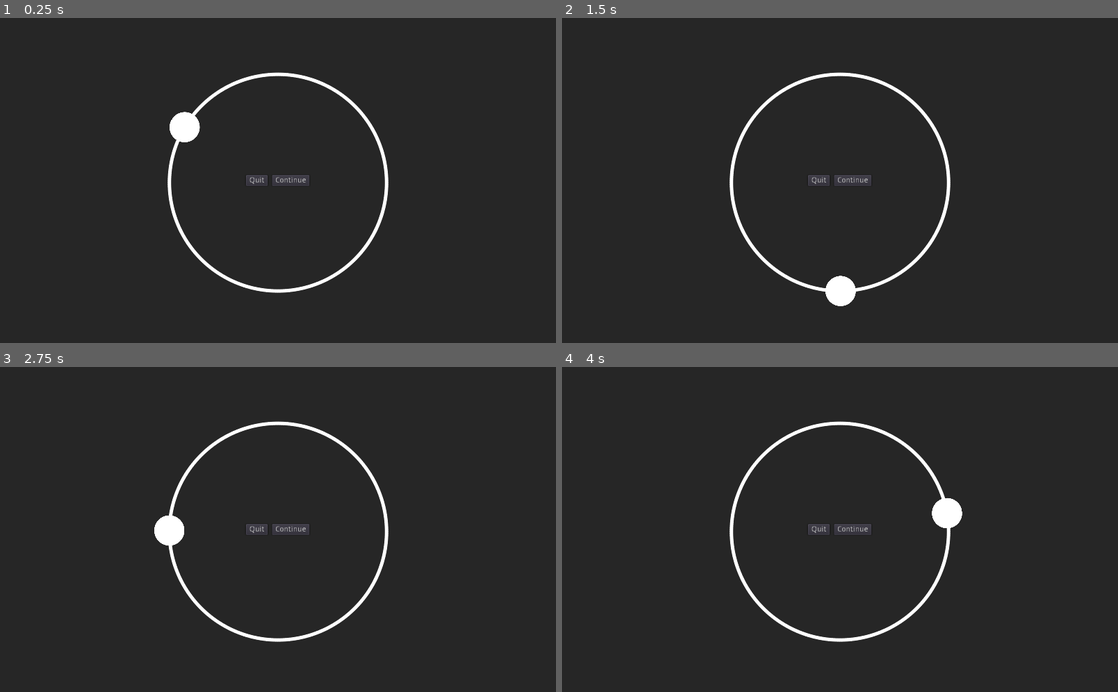
Above: before the commit, frames 1-4 (two rows, left to right).
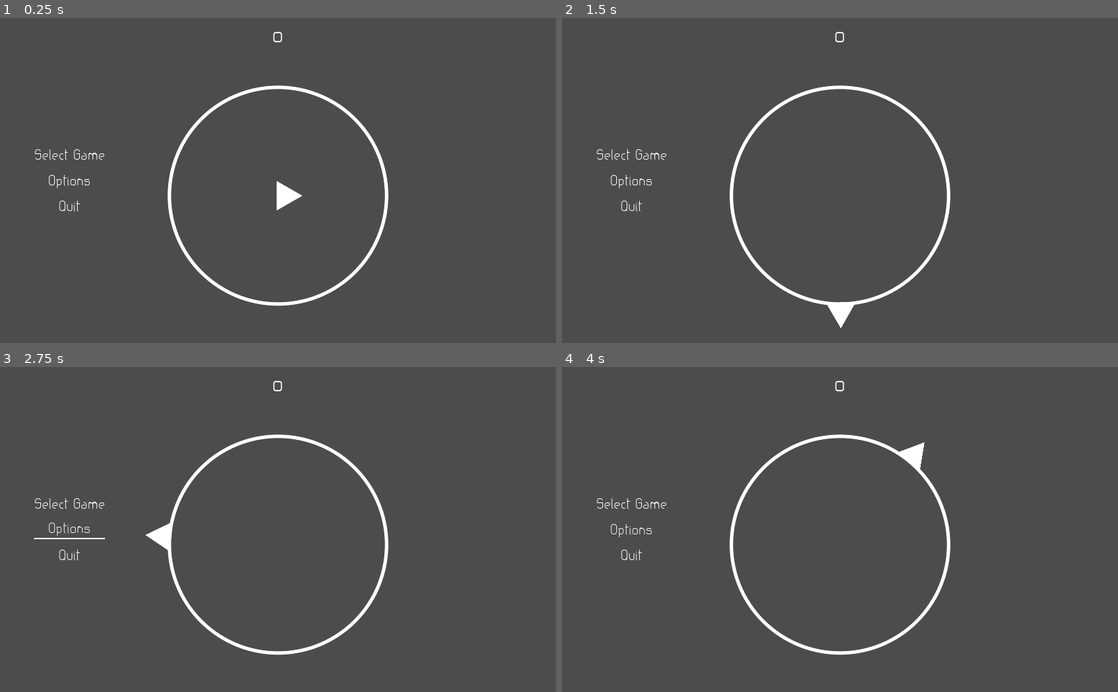
Above: after the commit, the same moments.

Repository: geegaz/LD_Jam_47
Game: Godot game, scene res://Scenes/Main.tscn
Same seed, same stepped clock (60 frames per second), same inputs: the game is played once before the commit and once after it.
Inputs (mouse positions are in pixels of both pictures, inside the frame that each line leads up to):
- Up to frame 1 (0.25 s): no input
- Up to frame 2 (1.5 s): click (634, 154) at 0.5 s, where only the run after the commit has a clickable "Select Game"; click (840, 294) at 1.25 s, where only the run after the commit has a clickable "Back"
- Up to frame 3 (2.75 s): click (66, 529) at 2 s, where only the run after the commit has a clickable "Options"
- Up to frame 4 (4 s): click (851, 529) at 2.75 s, where only the run before the commit has a clickable "Continue"; click (851, 529) at 3.5 s, where only the run before the commit has a clickable "Continue"

The runs differ from the first frame. In frame 1, 99% of the frame differs, in the area x 0-100%, y 0-100%; in frame 2, 99%; in frame 3, 99%; in frame 4, 99%.

Commit message:
Added first game

Diff:
--- a/root/Assets/Shaders/blur.shader
+++ b/root/Assets/Shaders/blur.shader
@@ -2,7 +2,10 @@
 render_mode unshaded;
 
 uniform float blur_amount : hint_range(0.0, 5.0);
+uniform vec4 panel_color : hint_color = vec4(1.0);
+uniform float panel_participation : hint_range(0.0,1.0);
 
 void fragment() {
-	COLOR = textureLod(SCREEN_TEXTURE, SCREEN_UV, blur_amount);
+	vec4 col = textureLod(SCREEN_TEXTURE, SCREEN_UV, blur_amount);
+	COLOR = mix(col, panel_color, panel_participation);
 }
--- /dev/null
+++ b/root/Assets/Themes/main.tres
@@ -0,0 +1,43 @@
+[gd_resource type="Theme" load_steps=9 format=2]
+
+[ext_resource path="res://Assets/Fonts/lerotica-regular/lerotica-regular.ttf" type="DynamicFontData" id=1]
+
+[sub_resource type="DynamicFont" id=6]
+size = 25
+font_data = ExtResource( 1 )
+
+[sub_resource type="StyleBoxEmpty" id=1]
+
+[sub_resource type="StyleBoxEmpty" id=2]
+
+[sub_resource type="StyleBoxFlat" id=3]
+bg_color = Color( 0.6, 0.6, 0.6, 0 )
+border_width_bottom = 3
+border_color = Color( 1, 1, 1, 1 )
+expand_margin_bottom = 4.0
+
+[sub_resource type="StyleBoxEmpty" id=4]
+
+[sub_resource type="StyleBoxFlat" id=5]
+bg_color = Color( 0.6, 0.6, 0.6, 0 )
+border_width_bottom = 3
+border_color = Color( 0.701961, 0.701961, 0.701961, 1 )
+expand_margin_bottom = 4.0
+
+[sub_resource type="DynamicFont" id=7]
+size = 20
+font_data = ExtResource( 1 )
+
+[resource]
+default_font = SubResource( 7 )
+Button/colors/font_color = Color( 1, 1, 1, 1 )
+Button/colors/font_color_disabled = Color( 0.9, 0.9, 0.9, 0.2 )
+Button/colors/font_color_hover = Color( 0.94, 0.94, 0.94, 1 )
+Button/colors/font_color_pressed = Color( 0.701961, 0.701961, 0.701961, 1 )
+Button/constants/hseparation = 2
+Button/fonts/font = SubResource( 6 )
+Button/styles/disabled = SubResource( 1 )
+Button/styles/focus = SubResource( 2 )
+Button/styles/hover = SubResource( 3 )
+Button/styles/normal = SubResource( 4 )
+Button/styles/pressed = SubResource( 5 )
--- a/root/Scenes/Circle.tscn
+++ b/root/Scenes/Circle.tscn
@@ -4,6 +4,7 @@
 [ext_resource path="res://Scripts/Circle.gd" type="Script" id=2]
 
 [node name="Circle" type="Node2D"]
+pause_mode = 2
 script = ExtResource( 2 )
 circle_width = 200
 
--- a/root/Scenes/Cursor.tscn
+++ b/root/Scenes/Cursor.tscn
@@ -1,11 +1,11 @@
-[gd_scene load_steps=3 format=2]
+[gd_scene load_steps=2 format=2]
 
-[ext_resource path="res://Assets/Sprites/Cursor_circle.svg" type="Texture" id=1]
-[ext_resource path="res://Scripts/Cursor.gd" type="Script" id=2]
+[ext_resource path="res://Assets/Sprites/Cursor_arrow.svg" type="Texture" id=1]
 
 [node name="Cursor" type="Node2D"]
-script = ExtResource( 2 )
 
 [node name="Sprite" type="Sprite" parent="."]
+rotation = 1.5708
 scale = Vector2( 0.3, 0.3 )
 texture = ExtResource( 1 )
+offset = Vector2( 0, -70 )
--- /dev/null
+++ b/root/Scenes/GameUI.tscn
@@ -0,0 +1,142 @@
+[gd_scene load_steps=8 format=2]
+
+[ext_resource path="res://Assets/Fonts/lerotica-regular/lerotica-regular.ttf" type="DynamicFontData" id=1]
+[ext_resource path="res://Scripts/GameUI.gd" type="Script" id=2]
+[ext_resource path="res://Assets/Themes/main.tres" type="Theme" id=3]
+[ext_resource path="res://Assets/Shaders/blur.shader" type="Shader" id=4]
+
+[sub_resource type="ShaderMaterial" id=1]
+shader = ExtResource( 4 )
+shader_param/blur_amount = 0.923
+shader_param/panel_color = Color( 0, 0, 0, 1 )
+shader_param/panel_participation = 0.092
+
+[sub_resource type="ShaderMaterial" id=2]
+shader = ExtResource( 4 )
+shader_param/blur_amount = 0.923
+shader_param/panel_color = Color( 0, 0, 0, 1 )
+shader_param/panel_participation = 0.092
+
+[sub_resource type="DynamicFont" id=3]
+size = 40
+font_data = ExtResource( 1 )
+
+[node name="GameUI" type="Control"]
+pause_mode = 2
+anchor_right = 1.0
+anchor_bottom = 1.0
+script = ExtResource( 2 )
+__meta__ = {
+"_edit_use_anchors_": false
+}
+
+[node name="Tween" type="Tween" parent="."]
+
+[node name="PauseMenu" type="Control" parent="."]
+pause_mode = 2
+margin_right = 1024.0
+margin_bottom = 600.0
+theme = ExtResource( 3 )
+__meta__ = {
+"_edit_use_anchors_": false
+}
+
+[node name="ColorRect" type="ColorRect" parent="PauseMenu"]
+material = SubResource( 1 )
+margin_right = 1024.0
+margin_bottom = 600.0
+color = Color( 0, 0, 0, 1 )
+__meta__ = {
+"_edit_use_anchors_": false
+}
+
+[node name="CenterContainer" type="CenterContainer" parent="PauseMenu"]
+margin_right = 256.0
+margin_bottom = 600.0
+__meta__ = {
+"_edit_use_anchors_": false
+}
+
+[node name="HBoxContainer" type="VBoxContainer" parent="PauseMenu/CenterContainer"]
+margin_left = 52.0
+margin_top = 261.0
+margin_right = 204.0
+margin_bottom = 339.0
+custom_constants/separation = 20
+alignment = 1
+
+[node name="BackToMenu" type="Button" parent="PauseMenu/CenterContainer/HBoxContainer"]
+margin_right = 152.0
+margin_bottom = 29.0
+size_flags_vertical = 0
+text = "Back to Menu"
+
+[node name="Continue" type="Button" parent="PauseMenu/CenterContainer/HBoxContainer"]
+margin_top = 49.0
+margin_right = 152.0
+margin_bottom = 78.0
+size_flags_vertical = 0
+text = "Continue"
+
+[node name="GameOverMenu" type="Control" parent="."]
+pause_mode = 2
+margin_right = 1024.0
+margin_bottom = 600.0
+theme = ExtResource( 3 )
+__meta__ = {
+"_edit_use_anchors_": false
+}
+
+[node name="ColorRect" type="ColorRect" parent="GameOverMenu"]
+material = SubResource( 2 )
+margin_right = 1024.0
+margin_bottom = 600.0
+color = Color( 0, 0, 0, 1 )
+__meta__ = {
+"_edit_use_anchors_": false
+}
+
+[node name="Label" type="Label" parent="GameOverMenu"]
+margin_left = 416.0
+margin_top = 288.0
+margin_right = 616.0
+margin_bottom = 334.0
+custom_fonts/font = SubResource( 3 )
+text = "Game Over"
+align = 1
+valign = 1
+__meta__ = {
+"_edit_use_anchors_": false
+}
+
+[node name="CenterContainer" type="CenterContainer" parent="GameOverMenu"]
+margin_right = 256.0
+margin_bottom = 600.0
+__meta__ = {
+"_edit_use_anchors_": false
+}
+
+[node name="HBoxContainer" type="VBoxContainer" parent="GameOverMenu/CenterContainer"]
+margin_left = 52.0
+margin_top = 261.0
+margin_right = 204.0
+margin_bottom = 339.0
+custom_constants/separation = 20
+alignment = 1
+
+[node name="BackToMenu" type="Button" parent="GameOverMenu/CenterContainer/HBoxContainer"]
+margin_right = 152.0
+margin_bottom = 29.0
+size_flags_vertical = 0
+text = "Back to Menu"
+
+[node name="Retry" type="Button" parent="GameOverMenu/CenterContainer/HBoxContainer"]
+margin_top = 49.0
+margin_right = 152.0
+margin_bottom = 78.0
+size_flags_vertical = 0
+text = "Retry"
+[connection signal="pressed" from="PauseMenu/CenterContainer/HBoxContainer/BackToMenu" to="." method="_on_BackToMenu_pressed"]
+[connection signal="pressed" from="PauseMenu/CenterContainer/HBoxContainer/Continue" to="." method="_on_Continue_pressed"]
+[connection signal="pressed" from="GameOverMenu/CenterContainer/HBoxContainer/BackToMenu" to="." method="_on_BackToMenu_pressed"]
+[connection signal="pressed" from="GameOverMenu/CenterContainer/HBoxContainer/Retry" to="." method="_on_Retry_pressed"]
--- /dev/null
+++ b/root/Scenes/Games/CirclePong.tscn
@@ -0,0 +1,56 @@
+[gd_scene load_steps=9 format=2]
+
+[ext_resource path="res://Scripts/Games/Ball.gd" type="Script" id=1]
+[ext_resource path="res://Scenes/GameUI.tscn" type="PackedScene" id=2]
+[ext_resource path="res://Assets/Sprites/Cursor_square.svg" type="Texture" id=3]
+[ext_resource path="res://Scripts/Games/CirclePong.gd" type="Script" id=4]
+[ext_resource path="res://Assets/Sprites/Cursor_circle.svg" type="Texture" id=5]
+
+[sub_resource type="SegmentShape2D" id=1]
+a = Vector2( 0, -48 )
+b = Vector2( 0, 48 )
+
+[sub_resource type="CircleShape2D" id=3]
+radius = 200.0
+
+[sub_resource type="CircleShape2D" id=2]
+
+[node name="CirclePong" type="Node2D"]
+pause_mode = 1
+script = ExtResource( 4 )
+paddle_distance = 180
+
+[node name="Center" type="Position2D" parent="."]
+
+[node name="Paddle" type="KinematicBody2D" parent="Center"]
+z_index = -1
+
+[node name="Sprite" type="Sprite" parent="Center/Paddle"]
+position = Vector2( 9.53674e-07, 2.27374e-13 )
+scale = Vector2( 0.0432431, 0.516129 )
+texture = ExtResource( 3 )
+
+[node name="CollisionShape2D" type="CollisionShape2D" parent="Center/Paddle"]
+shape = SubResource( 1 )
+
+[node name="Area2D" type="Area2D" parent="Center"]
+
+[node name="CollisionShape2D" type="CollisionShape2D" parent="Center/Area2D"]
+shape = SubResource( 3 )
+
+[node name="Ball" type="KinematicBody2D" parent="."]
+position = Vector2( 512, 328 )
+script = ExtResource( 1 )
+
+[node name="Sprite" type="Sprite" parent="Ball"]
+scale = Vector2( 0.1, 0.1 )
+texture = ExtResource( 5 )
+
+[node name="CollisionShape2D" type="CollisionShape2D" parent="Ball"]
+shape = SubResource( 2 )
+
+[node name="AnimatedSprite" type="AnimatedSprite" parent="Ball"]
+
+[node name="GameUI" parent="." instance=ExtResource( 2 )]
+[connection signal="body_exited" from="Center/Area2D" to="." method="_on_Area2D_body_exited"]
+[connection signal="animation_finished" from="Ball/AnimatedSprite" to="Ball/AnimatedSprite" method="queue_free"]
--- /dev/null
+++ b/root/Scenes/Global.tscn
@@ -0,0 +1,35 @@
+[gd_scene load_steps=5 format=2]
+
+[ext_resource path="res://Scripts/Global.gd" type="Script" id=1]
+[ext_resource path="res://Scenes/Circle.tscn" type="PackedScene" id=2]
+[ext_resource path="res://Assets/Fonts/lerotica-regular/lerotica-regular.ttf" type="DynamicFontData" id=3]
+
+[sub_resource type="DynamicFont" id=1]
+size = 40
+font_data = ExtResource( 3 )
+
+[node name="Global" type="Node"]
+script = ExtResource( 1 )
+
+[node name="UILayer" type="CanvasLayer" parent="."]
+
+[node name="CenterContainer" type="CenterContainer" parent="UILayer"]
+margin_right = 1024.0
+margin_bottom = 64.0
+__meta__ = {
+"_edit_use_anchors_": false
+}
+
+[node name="Score" type="Label" parent="UILayer/CenterContainer"]
+margin_left = 512.0
+margin_top = 9.0
+margin_right = 512.0
+margin_bottom = 55.0
+custom_fonts/font = SubResource( 1 )
+align = 1
+__meta__ = {
+"_edit_use_anchors_": false
+}
+
+[node name="Circle" parent="UILayer" instance=ExtResource( 2 )]
+position = Vector2( 512, 328 )
--- a/root/Scenes/Main.tscn
+++ b/root/Scenes/Main.tscn
@@ -1,67 +1,88 @@
 [gd_scene load_steps=3 format=2]
 
-[ext_resource path="res://Scenes/Circle.tscn" type="PackedScene" id=1]
 [ext_resource path="res://Scripts/Main.gd" type="Script" id=2]
+[ext_resource path="res://Assets/Themes/main.tres" type="Theme" id=3]
 
 [node name="Main" type="Node"]
 script = ExtResource( 2 )
 
-[node name="Camera2D" type="Camera2D" parent="."]
-position = Vector2( 512, 304 )
+[node name="MainMenu" type="Control" parent="."]
+margin_right = 1024.0
+margin_bottom = 600.0
+theme = ExtResource( 3 )
+__meta__ = {
+"_edit_use_anchors_": false
+}
 
-[node name="UILayer" type="CanvasLayer" parent="."]
+[node name="CenterContainer" type="CenterContainer" parent="MainMenu"]
+margin_right = 256.0
+margin_bottom = 600.0
+__meta__ = {
+"_edit_use_anchors_": false
+}
 
-[node name="PauseMenu" type="MarginContainer" parent="UILayer"]
+[node name="VBoxContainer" type="VBoxContainer" parent="MainMenu/CenterContainer"]
+margin_left = 60.0
+margin_top = 236.0
+margin_right = 196.0
+margin_bottom = 363.0
+custom_constants/separation = 20
+
+[node name="SelectGame" type="Button" parent="MainMenu/CenterContainer/VBoxContainer"]
+margin_right = 136.0
+margin_bottom = 29.0
+text = "Select Game"
+
+[node name="Options" type="Button" parent="MainMenu/CenterContainer/VBoxContainer"]
+margin_top = 49.0
+margin_right = 136.0
+margin_bottom = 78.0
+text = "Options"
+
+[node name="Quit" type="Button" parent="MainMenu/CenterContainer/VBoxContainer"]
+margin_top = 98.0
+margin_right = 136.0
+margin_bottom = 127.0
+text = "Quit"
+
+[node name="GameSelect" type="Control" parent="."]
+margin_right = 1024.0
+margin_bottom = 600.0
+theme = ExtResource( 3 )
+__meta__ = {
+"_edit_use_anchors_": false
+}
+
+[node name="CenterContainer" type="CenterContainer" parent="GameSelect"]
 margin_right = 1024.0
 margin_bottom = 600.0
 __meta__ = {
 "_edit_use_anchors_": false
 }
 
-[node name="ColorRect" type="ColorRect" parent="UILayer/PauseMenu"]
-margin_right = 1024.0
-margin_bottom = 600.0
-color = Color( 0, 0, 0, 0.498039 )
+[node name="GridContainer" type="GridContainer" parent="GameSelect/CenterContainer"]
+margin_left = 512.0
+margin_top = 300.0
+margin_right = 512.0
+margin_bottom = 300.0
+custom_constants/vseparation = 20
+custom_constants/hseparation = 600
+columns = 2
 
-[node name="CenterContainer2" type="CenterContainer" parent="UILayer/PauseMenu"]
-margin_right = 1024.0
-margin_bottom = 600.0
-size_flags_horizontal = 3
-size_flags_vertical = 3
+[node name="Back" type="Button" parent="."]
+visible = false
+margin_left = 488.0
+margin_top = 496.0
+margin_right = 539.0
+margin_bottom = 525.0
+theme = ExtResource( 3 )
+text = "Back"
+__meta__ = {
+"_edit_use_anchors_": false
+}
 
-[node name="HBoxContainer" type="HBoxContainer" parent="UILayer/PauseMenu/CenterContainer2"]
-margin_left = 453.0
-margin_top = 290.0
-margin_right = 570.0
-margin_bottom = 310.0
-size_flags_horizontal = 3
-size_flags_vertical = 0
-alignment = 1
-
-[node name="BackToMenu" type="Button" parent="UILayer/PauseMenu/CenterContainer2/HBoxContainer"]
-margin_right = 40.0
-margin_bottom = 20.0
-size_flags_vertical = 0
-text = "Quit"
-
-[node name="Margin" type="MarginContainer" parent="UILayer/PauseMenu/CenterContainer2/HBoxContainer"]
-margin_left = 44.0
-margin_right = 44.0
-margin_bottom = 20.0
-custom_constants/margin_right = 0
-
-[node name="Continue" type="Button" parent="UILayer/PauseMenu/CenterContainer2/HBoxContainer"]
-margin_left = 48.0
-margin_right = 117.0
-margin_bottom = 20.0
-size_flags_vertical = 0
-text = "Continue"
-
-[node name="CenterContainer" type="CenterContainer" parent="UILayer/PauseMenu"]
-margin_right = 1024.0
-margin_bottom = 600.0
-
-[node name="CircleLayer" type="CanvasLayer" parent="."]
-
-[node name="Circle" parent="CircleLayer" instance=ExtResource( 1 )]
-position = Vector2( 512, 304 )
+[node name="Tween" type="Tween" parent="."]
+[connection signal="pressed" from="MainMenu/CenterContainer/VBoxContainer/SelectGame" to="." method="_on_SelectGame_pressed"]
+[connection signal="pressed" from="MainMenu/CenterContainer/VBoxContainer/Options" to="." method="_on_Options_pressed"]
+[connection signal="pressed" from="MainMenu/CenterContainer/VBoxContainer/Quit" to="." method="_on_Quit_pressed"]
+[connection signal="pressed" from="Back" to="." method="_on_Back_pressed"]
--- a/root/Scripts/Circle.gd
+++ b/root/Scripts/Circle.gd
@@ -1,36 +1,22 @@
 extends Node2D
+
+signal angle_changed(angle) # angle in rad
 
 export var circle_width = 100
 
 onready var _Circle = $CircleLine
 onready var _Cursor = $Cursor
 
-var controller_connected: bool
 # Called when the node enters the scene tree for the first time.
 func _ready():
-	Input.connect("joy_connection_changed", self, "_on_joy_connection_changed")
-	check_joypads_status()
-
 	var vec: Vector2 = Vector2(0, circle_width)
 	for i in range(361):
 		_Circle.add_point(vec.rotated(deg2rad(i)))
 
-func _physics_process(delta):
-	var pos
-	if controller_connected:
-		var pos_x = Input.get_action_strength("ui_right") - Input.get_action_strength("ui_left")
-		var pos_y = Input.get_action_strength("ui_down") - Input.get_action_strength("ui_up")
-		pos = Vector2(pos_x, pos_y).normalized()
-	else:
-		pos = get_local_mouse_position().normalized()
-
-	if pos != Vector2.ZERO:
-		_Cursor.position = pos*circle_width
-		_Cursor.rotation = pos.angle()
-
-func _on_joy_connection_changed(device_id, connected):
-	check_joypads_status()
-
-func check_joypads_status():
-	var ids = Input.get_connected_joypads()
-	controller_connected = ids.size() > 0
+func _input(event):
+	if event is InputEventMouseMotion:
+		var pos = get_local_mouse_position().normalized()
+		if pos != Vector2.ZERO:
+			_Cursor.position = pos*circle_width
+			_Cursor.rotation = pos.angle()
+			emit_signal("angle_changed", pos.angle())
--- a/root/Scripts/Cursor.gd
+++ /dev/null
@@ -1,31 +0,0 @@
-extends Node2D
-
-onready var _Sprite = $Sprite
-var cursor_textures = [
-	preload("res://Assets/Sprites/Cursor_arrow.svg"),
-	preload("res://Assets/Sprites/Cursor_square.svg"),
-	preload("res://Assets/Sprites/Cursor_circle.svg")
-]
-
-# Called when the node enters the scene tree for the first time.
-func _ready():
-	pass # Replace with function body.
-
-
-func set_cursor(id: int):
-	# 0 = arrow
-	# 1 = square
-	# 2 = circle
-	match id:
-		0:
-			_Sprite.texture = cursor_textures[0]
-			_Sprite.offset = Vector2(0, -70)
-			_Sprite.rotation_degrees = 90
-		1:
-			_Sprite.texture = cursor_textures[1]
-			_Sprite.offset = Vector2.ZERO
-			_Sprite.rotation_degrees = 0
-		2:
-			_Sprite.texture = cursor_textures[2]
-			_Sprite.offset = Vector2.ZERO
-			_Sprite.rotation_degrees = 0
--- /dev/null
+++ b/root/Scripts/GameUI.gd
@@ -0,0 +1,43 @@
+extends Control
+
+onready var _Pause = $PauseMenu
+onready var _GameOver = $GameOverMenu
+
+var over = false
+# Called when the node enters the scene tree for the first time.
+func _ready():
+	_Pause.visible = get_tree().paused
+	_GameOver.visible = false
+
+func _input(event):
+	if event.is_action_pressed("ui_menu"):
+		if over:
+			_on_BackToMenu_pressed()
+		else:
+			show_menu(!get_tree().paused, _Pause)
+
+func show_menu(show: bool, menu: Node):
+	get_tree().paused = show
+	menu.visible = show
+	var tween = $Tween
+	if show:
+		tween.interpolate_property(
+			menu, "modulate:a",
+			0.0, 1.0,
+			0.2)
+		if !tween.is_active():
+			tween.start()
+
+func game_over():
+	over = true
+	show_menu(true, _GameOver)
+
+func _on_Continue_pressed():
+	show_menu(false, _Pause)
+
+func _on_Retry_pressed():
+	show_menu(false, _GameOver)
+	get_tree().reload_current_scene()
+
+func _on_BackToMenu_pressed():
+	get_tree().change_scene("res://Scenes/Main.tscn")
--- /dev/null
+++ b/root/Scripts/Games/Ball.gd
@@ -0,0 +1,21 @@
+extends KinematicBody2D
+
+signal hit_paddle
+
+var speed: float = 100 # px/s
+var velocity: Vector2
+
+func _ready():
+	self.connect("hit_paddle", get_parent(), "_on_Ball_hit_paddle")
+	velocity = Vector2.UP.rotated(rotation)*speed
+
+func _physics_process(delta):
+	var collision = move_and_collide(velocity*delta)
+	if collision:
+		velocity = velocity.bounce(collision.normal)
+		rotation = velocity.angle()
+
+func destroy():
+	$Sprite.hide()
+	$AnimatedSprite.play()
+	self.velocity = Vector2.ZERO
--- /dev/null
+++ b/root/Scripts/Games/CirclePong.gd
@@ -0,0 +1,33 @@
+extends Node2D
+
+
+# Declare member variables here. Examples:
+# var a = 2
+# var b = "text"
+onready var _Paddle = $Center/Paddle
+onready var _GameUI = $GameUI
+
+export var paddle_distance = 150
+
+var playing = true
+
+# Called when the node enters the scene tree for the first time.
+func _ready():
+	Global._Circle.connect("angle_changed", self, "_on_Circle_angle_changed")
+	$Center.position = Global._Circle.position
+
+func _on_Circle_angle_changed(angle): # angle in rad
+	_Paddle.rotation = angle
+	_Paddle.position = Vector2(cos(angle), sin(angle))*paddle_distance
+
+func _on_Ball_hit_paddle():
+	Global.score
+
+func _on_Area2D_body_exited(body):
+	if body == $Ball and playing:
+		$Ball.destroy()
+		playing = false
+
+		yield(get_tree().create_timer(0.5), "timeout")
+
+		_GameUI.game_over()
--- a/root/Scripts/Global.gd
+++ b/root/Scripts/Global.gd
@@ -1,16 +1,24 @@
 extends Node
 
+onready var _Circle = $UILayer/Circle
+onready var _Score = $UILayer/CenterContainer/Score
 
-# Declare member variables here. Examples:
-# var a = 2
-# var b = "text"
-
+var score = 0
 
 # Called when the node enters the scene tree for the first time.
 func _ready():
-	pass # Replace with function body.
-
+	set_score(0)
 
 func _input(event):
 	if event.is_action_pressed("ui_fullscreen"):
 		OS.window_fullscreen = !OS.window_fullscreen
+
+func get_score():
+	return self.score
+
+func set_score(value):
+	self.score = value
+	_Score.text = str(score)
+
+func add_score(value):
+	set_score(self.score + value)
--- a/root/Scripts/Main.gd
+++ b/root/Scripts/Main.gd
@@ -1,16 +1,43 @@
 extends Node
 
+onready var _MainMenu = $MainMenu
+onready var _GameSelect = $GameSelect
+onready var _Back = $Back
 
-# Declare member variables here. Examples:
-# var a = 2
-# var b = "text"
-
-
+var state = 0
 # Called when the node enters the scene tree for the first time.
 func _ready():
-	pass # Replace with function body.
-
+	set_state(0)
 
 func _input(event):
 	if event.is_action_pressed("ui_menu"):
-		pass
+		match state:
+			0:
+				get_tree().quit()
+			_:
+				set_state(0)
+
+func _on_Back_pressed():
+	set_state(0)
+
+func set_state(new_state):
+	state = new_state
+	match new_state:
+		0:
+			_GameSelect.hide()
+			_MainMenu.show()
+			_Back.hide()
+		1:
+			_GameSelect.show()
+			_MainMenu.hide()
+			_Back.show()
+
+
+func _on_SelectGame_pressed():
+	set_state(1)
+
+func _on_Options_pressed():
+	pass # Replace with function body.
+
+func _on_Quit_pressed():
+	get_tree().quit()
--- a/root/project.godot
+++ b/root/project.godot
@@ -21,7 +21,7 @@
 
 [autoload]
 
-Global="*res://Scripts/Global.gd"
+Global="*res://Scenes/Global.tscn"
 
 [display]
 
Not shown, added: root/Assets/Fonts/lerotica-regular/character-map-lerotica-font.png.import
Not shown, added: root/Assets/Fonts/lerotica-regular/lerotica-regular.svg.import
Not shown, added: root/logs/godot.log
